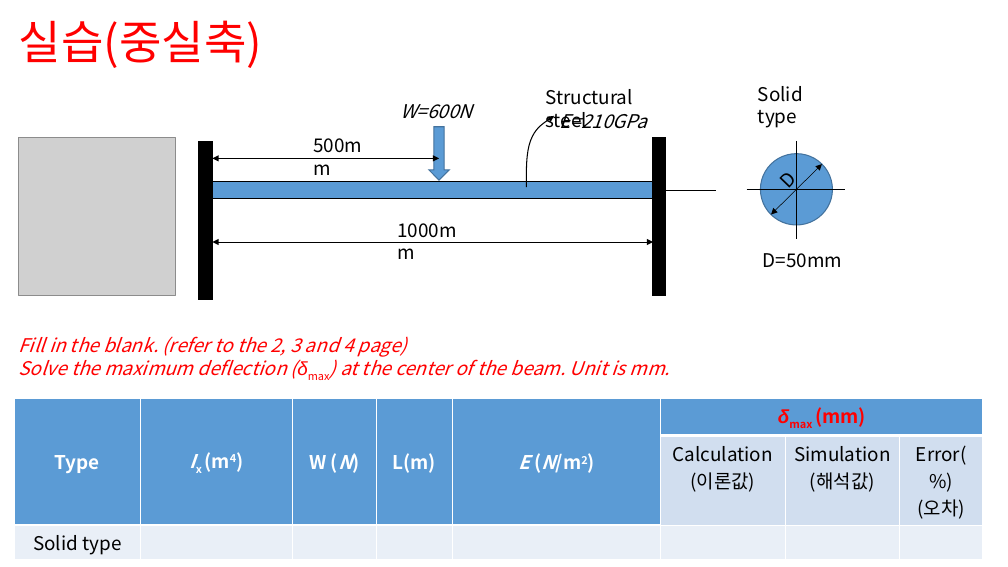
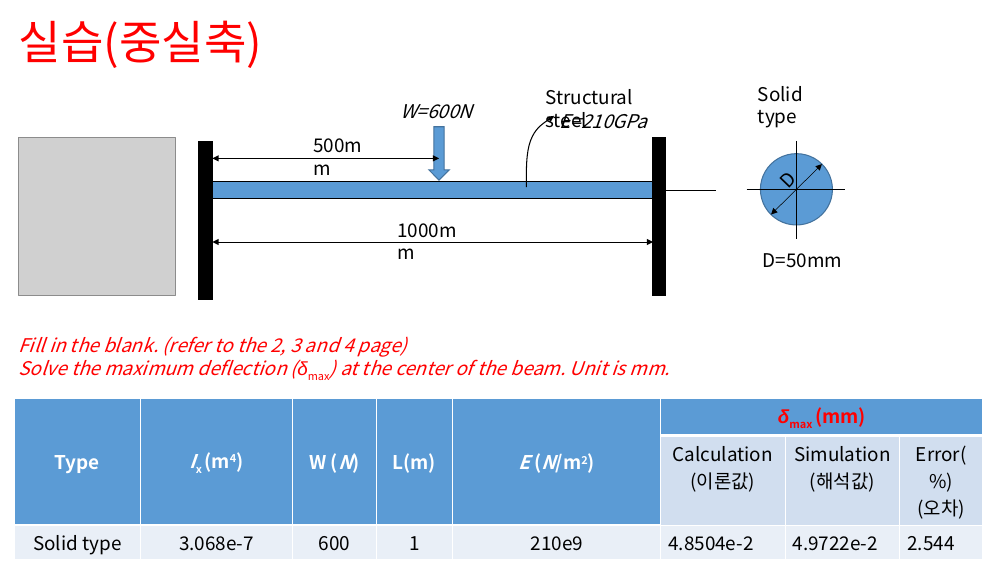
Before and after one commit to Bogeuns/Ansys_Lecture, a slide deck: slide 2 of Week_3/(실습3)+부정정보+구조해석+실습과제+및+숙제.pptx. Drawn at 1008x567 pixels with LibreOffice and Linux fonts; fonts in the diff are those of the drawing; grey boxes stand for pictures. Boxes give left, top, right and bottom in pixels: in the first picture for what was removed or moved away, otherwise in the second. Text is boxed around its words. In the diff, an @@ line names an element or a change of style, - is before the commit and + after.

```diff
--- a/Week_3/(실습3)+부정정보+구조해석+실습과제+및+숙제.pptx
+++ b/Week_3/(실습3)+부정정보+구조해석+실습과제+및+숙제.pptx
@@ table at box(14, 398, 984, 559) @@
-row 3: Solid type |  |  |  |  |  |  | 
+row 3: Solid type | 3.068e-7 | 600 | 1 | 210e9 | 4.8504e-2 | 4.9722e-2 | 2.544
```
Also in this commit, not shown: 2 other slides changed, 11 other files.
